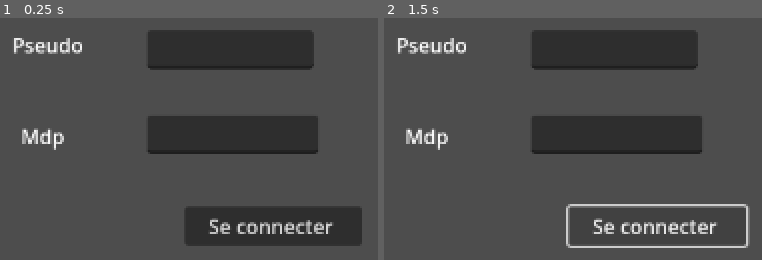
Above: before the commit, frames 1-2 (left to right).
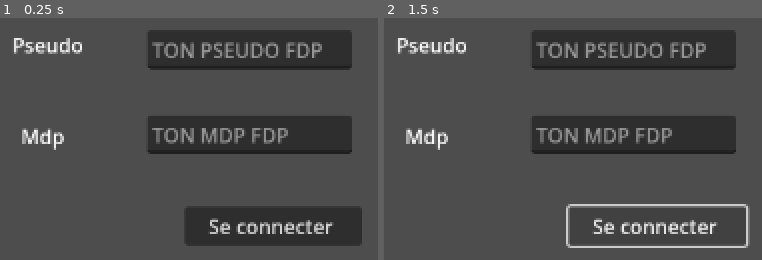
Above: after the commit, the same moments.

Repository: SuperBabaFR/Domino
Game: Godot game, scene res://connexion.tscn
Two runs of this game, one before a commit and one after it. Both use one fixed random seed, a clock stepped at 60 frames per second and the inputs below. This scene is started directly instead of the project's main scene.
Inputs:
- Up to frame 1 (0.25 s): no input
- Up to frame 2 (1.5 s): click "Se connecter" at 0.5 s

The runs differ from the first frame. In frame 1, 5.6% of the frame differs, in the area x 40-94%, y 4-57%; in frame 2, 5.6%.

Commit message:
connexion script
test en cours

Diff:
--- a/Godot_front/connexion.gd
+++ b/Godot_front/connexion.gd
@@ -2,10 +2,29 @@
 
 
 # Called when the node enters the scene tree for the first time.
-func _ready() -> void:
-	pass # Replace with function body.
+func _ready():
+	$ConnexionButton.connect("pressed", _on_connexion_reussie)
+	$LoginRequest.request_completed.connect(self._on_traiter_resultat)
+
+	#pass # Replace with function body.
 
 
 # Called every frame. 'delta' is the elapsed time since the previous frame.
-func _process(delta: float) -> void:
-	pass
+func _on_connexion_reussie():
+	if $Pseudo.text != "" and $Mdp.text != "":
+		var body = JSON.new().stringify({"pseudo": $Pseudo.text, "password": $Mdp.text})
+		var headers = ["Content-Type: application/json"]
+		$LoginRequest.request("http://localhost:8000/login", headers, HTTPClient.METHOD_POST, body)
+
+func _on_traiter_resultat(result, response_code, headers, body):
+	var json = JSON.new()
+	json.parse(body.get_string_from_utf8())
+	var response = json.get_data()
+	print(response)
+
+
+
+
+
+
+		#get_tree().change_scene_to_file("res://home_menu.tscn")
--- a/Godot_front/connexion.tscn
+++ b/Godot_front/connexion.tscn
@@ -12,20 +12,22 @@
 script = ExtResource("1_rew5v")
 metadata/_edit_lock_ = true
 
-[node name="LineEdit" type="LineEdit" parent="."]
+[node name="Pseudo" type="LineEdit" parent="."]
 layout_mode = 0
 offset_left = 153.0
 offset_top = 66.0
-offset_right = 286.0
+offset_right = 317.0
 offset_bottom = 97.0
+placeholder_text = "TON PSEUDO FDP"
 
-[node name="LineEdit2" type="LineEdit" parent="."]
+[node name="Mdp" type="LineEdit" parent="."]
 offset_left = 153.0
 offset_top = 134.0
-offset_right = 290.0
+offset_right = 317.0
 offset_bottom = 165.0
+placeholder_text = "TON MDP FDP"
 
-[node name="Label" type="Label" parent="."]
+[node name="LabelPseudo" type="Label" parent="."]
 layout_mode = 0
 offset_left = 45.0
 offset_top = 66.0
@@ -34,7 +36,7 @@
 text = "Pseudo
 "
 
-[node name="Label2" type="Label" parent="."]
+[node name="LabelMdp" type="Label" parent="."]
 offset_left = 52.0
 offset_top = 139.0
 offset_right = 109.0
@@ -42,10 +44,12 @@
 text = "Mdp
 "
 
-[node name="Button" type="Button" parent="."]
+[node name="ConnexionButton" type="Button" parent="."]
 layout_mode = 0
 offset_left = 183.0
 offset_top = 207.0
 offset_right = 325.0
 offset_bottom = 238.0
 text = "Se connecter "
+
+[node name="LoginRequest" type="HTTPRequest" parent="."]
